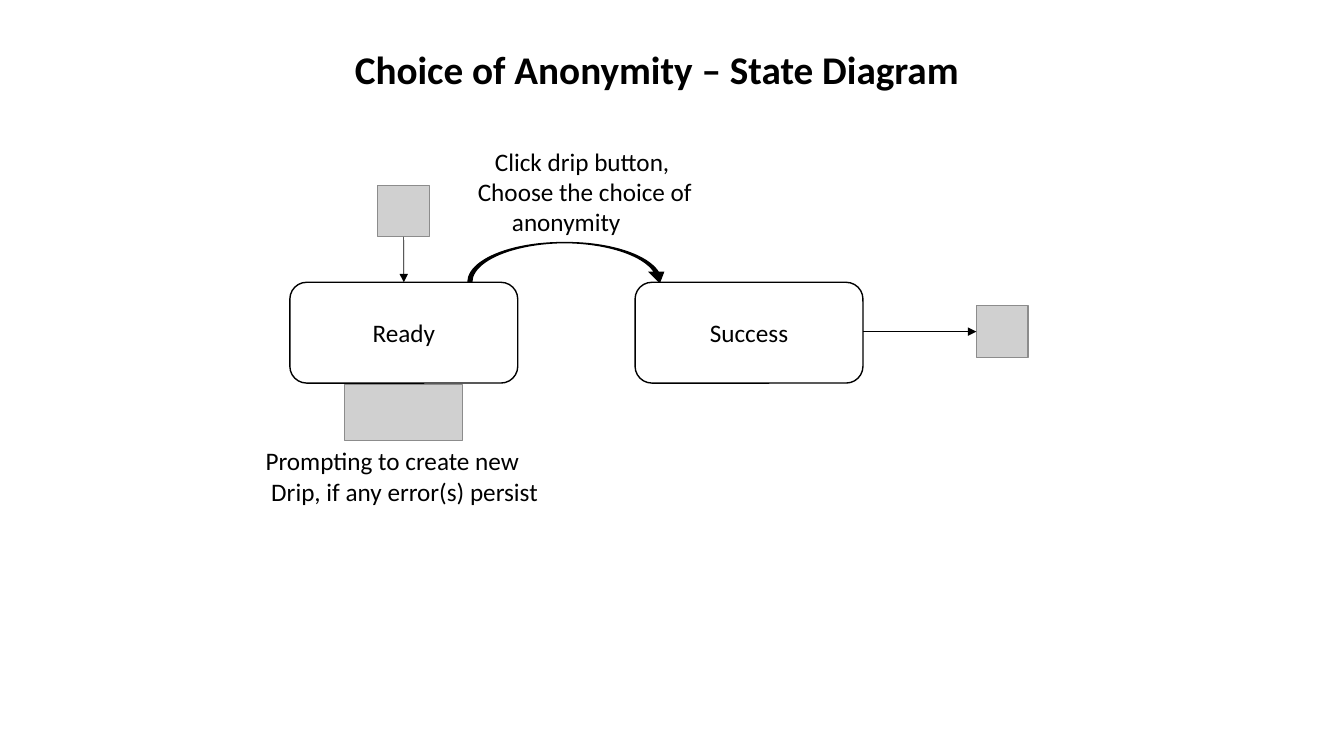
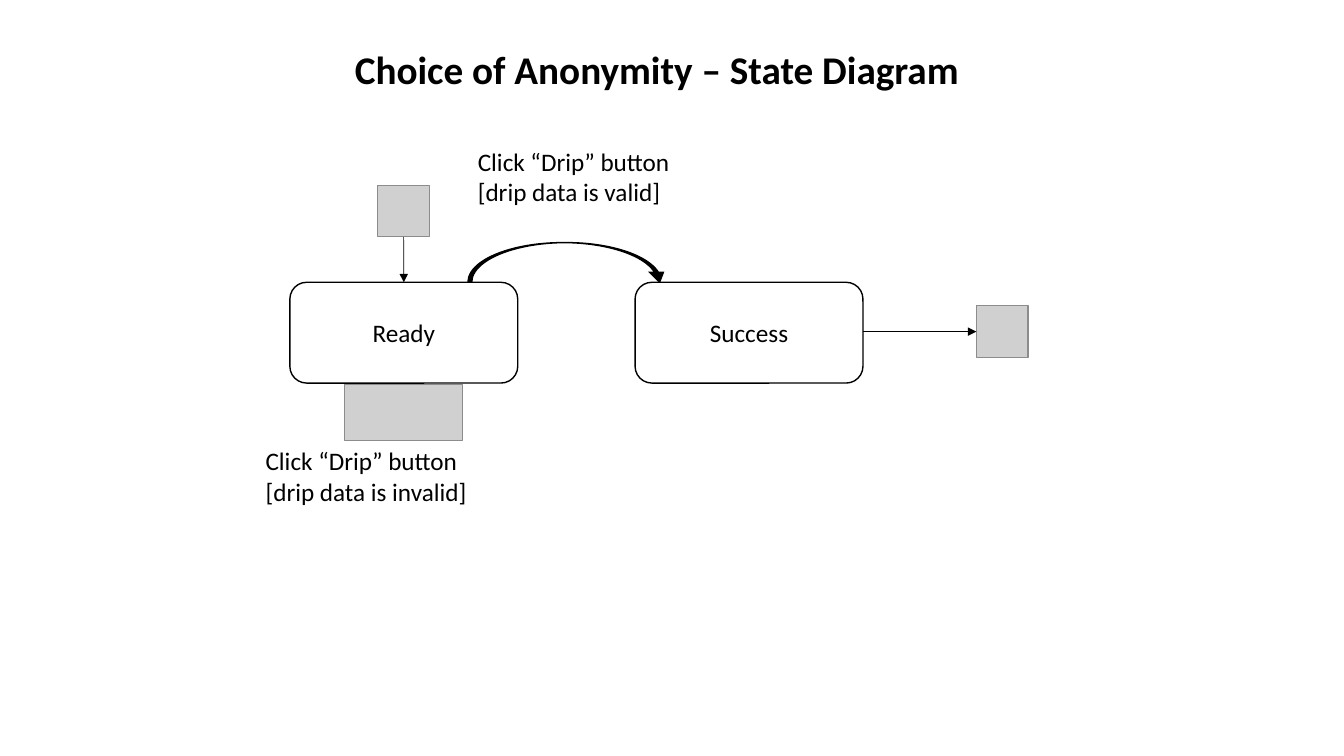
Before and after one commit to CS506/fall2016-group1, a slide deck: slide 1 of docs/sprint3/archives/choice-of-anonymity-state-diagram.pptx. Drawn at 1344x756 pixels with LibreOffice and Linux fonts; fonts in the diff are those of the drawing; grey boxes stand for pictures. Boxes give left, top, right and bottom in pixels: in the first picture for what was removed or moved away, otherwise in the second. Text is boxed around its words. In the diff, an @@ line names an element or a change of style, - is before the commit and + after.

Commit message:
Modified 'choice of anonymity' state diagram to include guards

```diff
--- a/docs/sprint3/archives/choice-of-anonymity-state-diagram.pptx
+++ b/docs/sprint3/archives/choice-of-anonymity-state-diagram.pptx
@@ text at bbox=[478, 153, 670, 205]: text changed @@
-Click drip button,
-Choose the choice of
-anonymity
+Click “Drip” button
+[drip data is valid]
@@ text at bbox=[266, 452, 466, 505]: text changed @@
-Prompting to create new
-Drip, if any error(s) persist
+Click “Drip” button
+[drip data is invalid]
```
Also in this commit, not shown: 1 other file.
